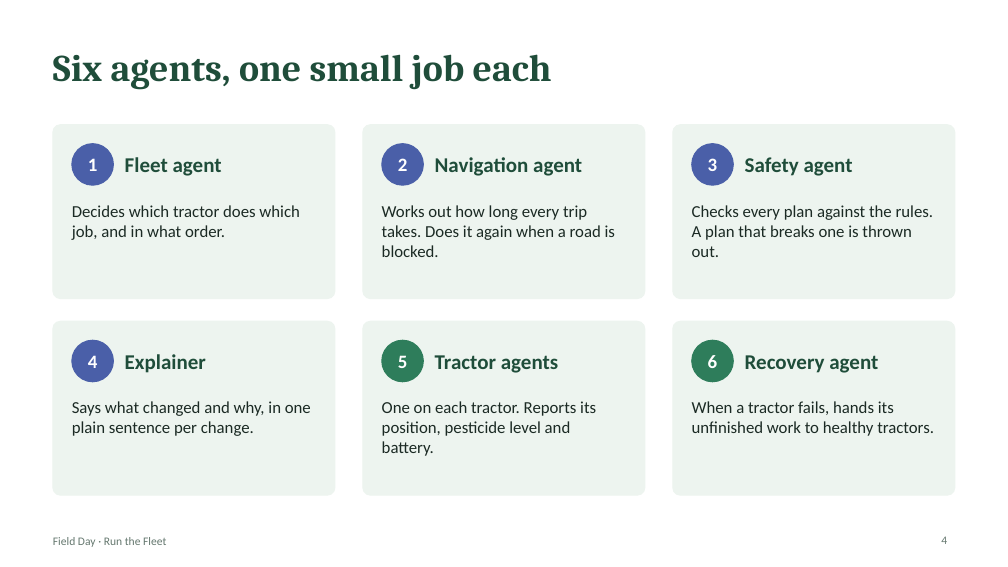
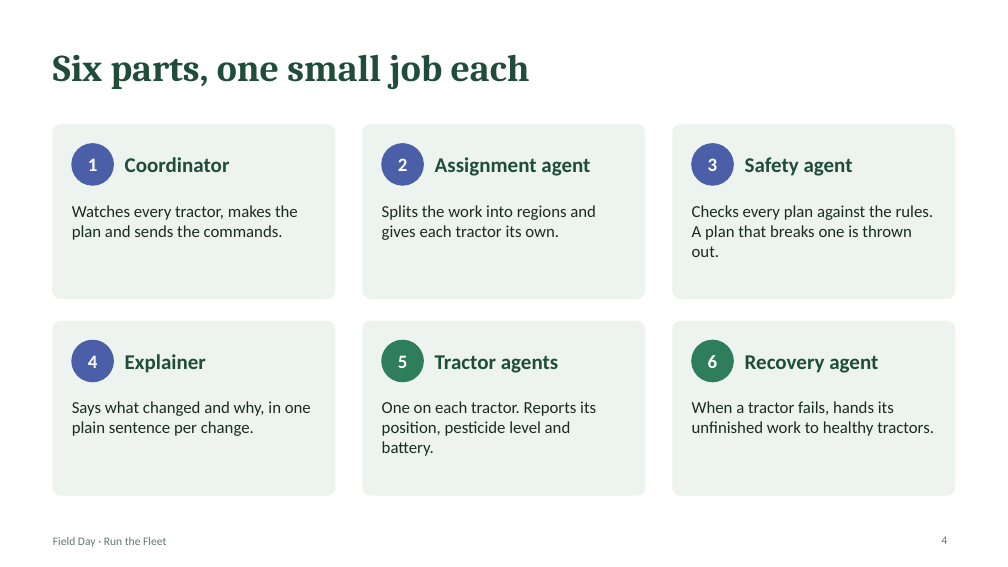
Before and after one commit to shrey-Bish/field-day, a slide deck: slide 4 of docs/Field-Day-Demo.pptx. Drawn at 1008x567 pixels with LibreOffice and Linux fonts; fonts in the diff are those of the drawing. Boxes give left, top, right and bottom in pixels: in the first picture for what was removed or moved away, otherwise in the second. Text is boxed around its words. In the diff, an @@ line names an element or a change of style, - is before the commit and + after.

```diff
--- a/docs/Field-Day-Demo.pptx
+++ b/docs/Field-Day-Demo.pptx
@@ title at box(53, 54, 530, 90): text changed @@
-Six agents, one small job each
+Six parts, one small job each
@@ text at box(125, 157, 230, 172): text changed @@
-Fleet agent
+Coordinator
@@ text at box(435, 157, 590, 176): text changed @@
-Navigation agent
+Assignment agent
@@ text at box(72, 205, 298, 240): text changed @@
-Decides which tractor does which job, and in what order.
+Watches every tractor, makes the plan and sends the commands.
@@ text at box(382, 205, 596, 240): text changed @@
-Works out how long every trip takes. Does it again when a road is blocked.
+Splits the work into regions and gives each tractor its own.
```
Also in this commit, not shown: 2 other slides changed.
